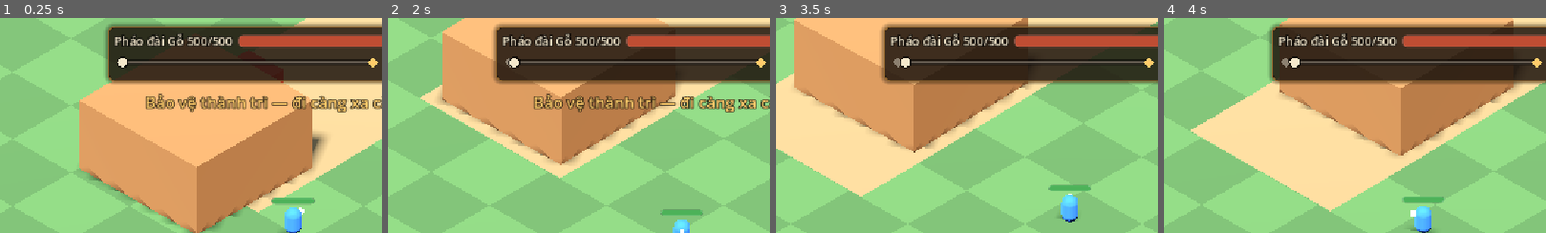
Above: before the commit, frames 1-4 (left to right).
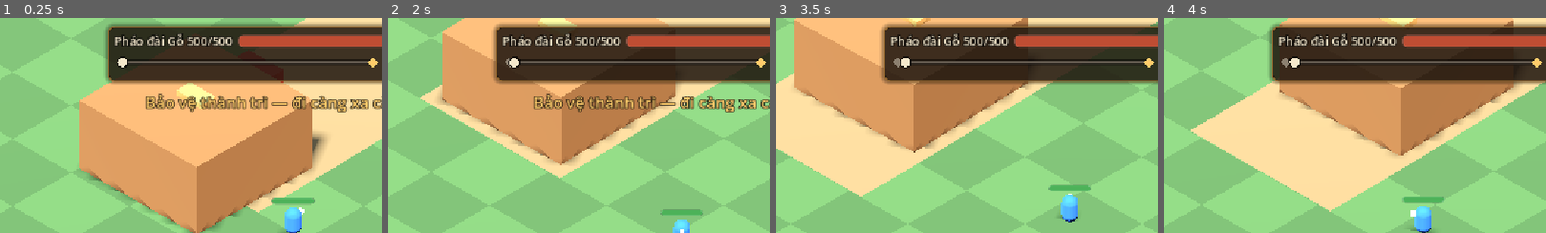
Above: after the commit, the same moments.

Repository: hieudeptrai196/thanhtri2
Game: Godot game, scene res://scenes/main.tscn
Two runs of this game, one before a commit and one after it. Both use one fixed random seed, a clock stepped at 60 frames per second and the inputs below.
Inputs (mouse positions are % of the whole screen's width and height, from its top left):
- Up to frame 1 (0.25 s): no input
- Up to frame 2 (2 s): tap Enter at 0.5 s; move the mouse to (72, 45) at 0.52 s; press the mouse at (72, 45) at 0.53 s; hold D (move_right) 0.53-1.28 s; tap Space (ready) at 0.8, 1.35 s; move the mouse to (30, 55) at 1.27 s; release the mouse at (30, 55) at 1.28 s; hold S (move_down) from 1.28 s (still down); click (30, 55) at 1.55 s
- Up to frame 3 (3.5 s): move the mouse to (60, 28) at 2.02 s; release S (move_down) at 2.03 s; press the mouse at (60, 28) at 2.03 s; hold D (move_right) 2.03-2.78 s; tap Space (ready) at 2.3 s; move the mouse to (45, 70) at 2.77 s; release the mouse at (45, 70) at 2.78 s; hold W (move_up) from 2.78 s (still down); tap Q (build) at 2.85 s; click (45, 70) at 3.05 s
- Up to frame 4 (4 s): move the mouse to (80, 65) at 3.52 s; release W (move_up) at 3.53 s; hold A (move_left) from 3.53 s (still down); tap Shift (dash) at 3.6 s; tap Space (ready) at 3.8 s
The pictures show only the part of the screen within x 12-62%, y 0-50%; the shares and areas given below are measured in that part.

The runs differ from the first frame. In frame 1, 0.5% of the frame differs, in the area x 46-57%, y 30-43%; in frame 2, 0.3%; in frame 3, 0.1%; in frame 4, 0.3%.

Commit message:
M1.5: pháo đài tự vệ cơ bản — nỏ liên châu + chông gai
- AutoShooter dùng chung (tháp nỏ + nỏ trên thành), range riêng mỗi instance
- Nỏ liên châu: quái sát tường (~4 m quanh thân), 6 sát thương / 1.2 s
- Chông gai: phản 3 sát thương mỗi đòn quái đánh vào thành
- Mô phỏng đứng yên: ~95 s / ~235 m (trước ~49 s / ~127 m)
- Test 63/63; PROGRESS bắt đầu M1.6a

Co-Authored-By: Claude Opus 5.5 <noreply@anthropic.com>

Diff:
--- /dev/null
+++ b/combat/auto_shooter.gd
@@ -0,0 +1,67 @@
+class_name AutoShooter
+extends Node3D
+## Shoots the nearest Hurtbox inside its Range area every `interval` seconds while `enabled`.
+## Which hurtboxes count as targets is decided by the Range area's collision mask.
+## Used by field turrets and the fortress's own crossbow.
+
+@export var damage: float = 10.0
+## Seconds between shots.
+@export var interval: float = 1.0
+@export var enabled: bool = true
+@export var range_radius: float = 14.0
+## > 1 shoots faster (e.g. a turret's last shot).
+var rate_multiplier: float = 1.0
+
+@onready var _range: Area3D = $Range
+@onready var _muzzle: Marker3D = $Muzzle
+@onready var _tracer: MeshInstance3D = $Tracer
+
+var _cooldown: float = 0.0
+
+
+func set_range(radius: float) -> void:
+	range_radius = radius
+	($Range/Collision as CollisionShape3D).shape.radius = radius
+
+
+func _ready() -> void:
+	# Own copy of the range shape so upgrading one shooter does not change every instance.
+	var collision: CollisionShape3D = $Range/Collision
+	collision.shape = collision.shape.duplicate()
+	set_range(range_radius)
+
+
+func _physics_process(delta: float) -> void:
+	_cooldown = maxf(_cooldown - delta, 0.0)
+	if not enabled or _cooldown > 0.0:
+		return
+	var target := _nearest_target()
+	if target == null:
+		return
+	_cooldown = interval / rate_multiplier
+	_show_tracer(target.global_position + Vector3(0.0, 1.0, 0.0))
+	target.take_hit(damage, owner)
+
+
+func _nearest_target() -> Hurtbox:
+	var best: Hurtbox = null
+	var best_distance := INF
+	for area in _range.get_overlapping_areas():
+		if area is Hurtbox:
+			var distance := global_position.distance_squared_to(area.global_position)
+			if distance < best_distance:
+				best = area
+				best_distance = distance
+	return best
+
+
+# Placeholder shot: a thin bar from the muzzle to the target, visible for a moment.
+func _show_tracer(to: Vector3) -> void:
+	var from := _muzzle.global_position
+	var length := from.distance_to(to)
+	if length < 0.01:
+		return
+	var basis := Basis.looking_at(to - from).scaled(Vector3(1.0, 1.0, length))
+	_tracer.global_transform = Transform3D(basis, (from + to) * 0.5)
+	_tracer.visible = true
+	get_tree().create_timer(0.08).timeout.connect(_tracer.hide)
--- /dev/null
+++ b/combat/auto_shooter.tscn
@@ -0,0 +1,32 @@
+[gd_scene format=3]
+
+[ext_resource type="Script" path="res://combat/auto_shooter.gd" id="1_shooter"]
+
+[sub_resource type="SphereShape3D" id="SphereShape3D_range"]
+radius = 14.0
+
+[sub_resource type="StandardMaterial3D" id="StandardMaterial3D_tracer"]
+shading_mode = 0
+albedo_color = Color(1, 0.9, 0.5, 1)
+
+[sub_resource type="BoxMesh" id="BoxMesh_tracer"]
+material = SubResource("StandardMaterial3D_tracer")
+size = Vector3(0.12, 0.12, 1)
+
+[node name="AutoShooter" type="Node3D"]
+script = ExtResource("1_shooter")
+
+[node name="Range" type="Area3D" parent="."]
+collision_layer = 0
+collision_mask = 4
+monitorable = false
+
+[node name="Collision" type="CollisionShape3D" parent="Range"]
+shape = SubResource("SphereShape3D_range")
+
+[node name="Muzzle" type="Marker3D" parent="."]
+
+[node name="Tracer" type="MeshInstance3D" parent="."]
+top_level = true
+visible = false
+mesh = SubResource("BoxMesh_tracer")
--- a/fortress/fortress.gd
+++ b/fortress/fortress.gd
@@ -2,6 +2,8 @@
 extends AnimatableBody3D
 ## The moving citadel. Slows down as it loses health; repaired with resources from its storage;
 ## upgraded through its body material tier. Starts with some resources in its storage.
+## Defends itself a little: a weak crossbow on top hits enemies right at its walls, and thorns hurt
+## whatever strikes it. Holding the line is still the job of field structures and players.
 
 ## Body material levels in order; the fortress starts at the first.
 const TIERS: Array[FortressTier] = [
@@ -16,6 +18,8 @@
 @export var repair_per_unit: float = 10.0
 ## Seconds between repair steps while someone keeps repairing.
 @export var repair_interval: float = 0.2
+## Damage reflected to an enemy each time it hits the fortress.
+@export var thorns_damage: float = 3.0
 ## Put into the storage at the start of a run, keyed by ResourceType.id.
 @export var starting_resources: Dictionary = {&"wood": 30}
 
@@ -23,6 +27,8 @@
 @onready var follower: RouteFollower = $RouteFollower
 @onready var storage: Inventory = $Storage
 @onready var service_zone: ServiceZone = $ServiceZone
+@onready var crossbow: AutoShooter = $Crossbow
+@onready var _hurtbox: Hurtbox = $Hurtbox
 @onready var _body_mesh: MeshInstance3D = $Body
 
 var tier_index: int = 0
@@ -34,6 +40,7 @@
 	health.health_changed.connect(_on_health_changed)
 	_apply_tier(TIERS[tier_index])
 	storage.add_all(starting_resources)
+	_hurtbox.hit_taken.connect(_on_hit_taken)
 
 
 func _physics_process(delta: float) -> void:
@@ -74,5 +81,14 @@
 	_body_mesh.material_override = material
 
 
+# Thorns: an attacker with a Hurtbox of its own takes a little damage back (bombs have none).
+func _on_hit_taken(_amount: float, source: Node) -> void:
+	if thorns_damage <= 0.0 or not is_instance_valid(source) or source == self:
+		return
+	var attacker_hurtbox := source.get_node_or_null(^"Hurtbox") as Hurtbox
+	if attacker_hurtbox:
+		attacker_hurtbox.take_hit(thorns_damage, self)
+
+
 func _on_health_changed(current: float, maximum: float) -> void:
 	follower.speed_multiplier = lerpf(min_speed_ratio, 1.0, current / maximum)
--- a/fortress/fortress.tscn
+++ b/fortress/fortress.tscn
@@ -7,6 +7,7 @@
 [ext_resource type="Script" path="res://resources/inventory.gd" id="5_inventory"]
 [ext_resource type="Script" path="res://fortress/service_zone.gd" id="6_zone"]
 [ext_resource type="Resource" path="res://resources/types/wood.tres" id="7_wood"]
+[ext_resource type="PackedScene" path="res://combat/auto_shooter.tscn" id="8_shooter"]
 
 [sub_resource type="BoxShape3D" id="BoxShape3D_body"]
 size = Vector3(10, 5, 10)
@@ -30,6 +31,13 @@
 
 [sub_resource type="BoxShape3D" id="BoxShape3D_zone"]
 size = Vector3(17, 6, 17)
+
+[sub_resource type="StandardMaterial3D" id="StandardMaterial3D_crossbow"]
+albedo_color = Color(0.75, 0.55, 0.3, 1)
+
+[sub_resource type="BoxMesh" id="BoxMesh_crossbow"]
+material = SubResource("StandardMaterial3D_crossbow")
+size = Vector3(2.2, 0.4, 1.2)
 
 [node name="Fortress" type="AnimatableBody3D"]
 script = ExtResource("2_fortress")
@@ -77,3 +85,13 @@
 [node name="Collision" type="CollisionShape3D" parent="ServiceZone"]
 transform = Transform3D(1, 0, 0, 0, 1, 0, 0, 0, 1, 0, 3, 0)
 shape = SubResource("BoxShape3D_zone")
+
+[node name="CrossbowMesh" type="MeshInstance3D" parent="."]
+transform = Transform3D(1, 0, 0, 0, 1, 0, 0, 0, 1, 0, 5.3, 0)
+mesh = SubResource("BoxMesh_crossbow")
+
+[node name="Crossbow" parent="." instance=ExtResource("8_shooter")]
+transform = Transform3D(1, 0, 0, 0, 1, 0, 0, 0, 1, 0, 5.6, 0)
+damage = 6.0
+interval = 1.2
+range_radius = 10.5
--- a/structures/crossbow_turret.gd
+++ b/structures/crossbow_turret.gd
@@ -1,24 +1,18 @@
 class_name CrossbowTurret
 extends Structure
-## Foldable turret. Shoots the nearest enemy in range while running. When its buffer runs out it
-## overloads ("last shot"): fires faster for a few seconds, then explodes and is gone.
+## Foldable turret. Its AutoShooter fires at the nearest enemy while the turret runs. When its buffer
+## runs out it overloads ("last shot"): fires faster for a few seconds, then explodes and is gone.
 
 const BLAST_SCENE := preload("res://world/blast_fx.tscn")
 
-@export var damage: float = 10.0
-## Seconds between shots.
-@export var interval: float = 1.0
 @export var last_shot_duration: float = 4.0
 @export var last_shot_rate_multiplier: float = 3.0
 @export var blast_damage: float = 60.0
 
-@onready var _range: Area3D = $Range
+@onready var _shooter: AutoShooter = $AutoShooter
 @onready var _blast_area: Area3D = $BlastArea
-@onready var _muzzle: Marker3D = $Muzzle
-@onready var _tracer: MeshInstance3D = $Tracer
 @onready var _status: Label3D = $Status
 
-var _cooldown: float = 0.0
 ## Seconds of overload left; negative when not overloading.
 var _last_shot_left: float = -1.0
 
@@ -33,39 +27,21 @@
 
 func _physics_process(delta: float) -> void:
 	if not built:
+		_shooter.enabled = false
 		return
-	_cooldown = maxf(_cooldown - delta, 0.0)
 	if is_overloading():
 		_last_shot_left -= delta
 		if _last_shot_left <= 0.0:
 			_explode()
 			return
 	_update_status()
-	if (not is_running() and not is_overloading()) or _cooldown > 0.0:
-		return
-	var target := _nearest_target()
-	if target == null:
-		return
-	_cooldown = interval / (last_shot_rate_multiplier if is_overloading() else 1.0)
-	_show_tracer(target.global_position + Vector3(0.0, 1.0, 0.0))
-	target.take_hit(damage, self)
+	_shooter.enabled = is_running() or is_overloading()
+	_shooter.rate_multiplier = last_shot_rate_multiplier if is_overloading() else 1.0
 
 
 func _on_buffer_empty() -> void:
 	if not is_overloading():
 		_last_shot_left = last_shot_duration
-
-
-func _nearest_target() -> Hurtbox:
-	var best: Hurtbox = null
-	var best_distance := INF
-	for area in _range.get_overlapping_areas():
-		if area is Hurtbox:
-			var distance := global_position.distance_squared_to(area.global_position)
-			if distance < best_distance:
-				best = area
-				best_distance = distance
-	return best
 
 
 func _explode() -> void:
@@ -88,15 +64,3 @@
 		_status.text = "%ds" % ceili(buffer)
 		_status.modulate = Color(1.0, 0.85, 0.3) if buffer > 10.0 else Color(1.0, 0.45, 0.25)
 	_status.visible = is_overloading() or not powered
-
-
-# Placeholder shot: a thin bar from the muzzle to the target, visible for a moment.
-func _show_tracer(to: Vector3) -> void:
-	var from := _muzzle.global_position
-	var length := from.distance_to(to)
-	if length < 0.01:
-		return
-	var basis := Basis.looking_at(to - from).scaled(Vector3(1.0, 1.0, length))
-	_tracer.global_transform = Transform3D(basis, (from + to) * 0.5)
-	_tracer.visible = true
-	get_tree().create_timer(0.08).timeout.connect(_tracer.hide)
--- a/structures/crossbow_turret.tscn
+++ b/structures/crossbow_turret.tscn
@@ -3,6 +3,7 @@
 [ext_resource type="Script" path="res://structures/crossbow_turret.gd" id="1_turret"]
 [ext_resource type="Script" path="res://combat/health_component.gd" id="2_health"]
 [ext_resource type="Script" path="res://combat/hurtbox.gd" id="3_hurtbox"]
+[ext_resource type="PackedScene" path="res://combat/auto_shooter.tscn" id="4_shooter"]
 
 [sub_resource type="CylinderShape3D" id="CylinderShape3D_body"]
 height = 2.4
@@ -28,19 +29,8 @@
 height = 2.6
 radius = 1.0
 
-[sub_resource type="SphereShape3D" id="SphereShape3D_range"]
-radius = 14.0
-
 [sub_resource type="SphereShape3D" id="SphereShape3D_blast"]
 radius = 6.0
-
-[sub_resource type="StandardMaterial3D" id="StandardMaterial3D_tracer"]
-shading_mode = 0
-albedo_color = Color(1, 0.9, 0.5, 1)
-
-[sub_resource type="BoxMesh" id="BoxMesh_tracer"]
-material = SubResource("StandardMaterial3D_tracer")
-size = Vector3(0.12, 0.12, 1)
 
 [node name="CrossbowTurret" type="StaticBody3D"]
 script = ExtResource("1_turret")
@@ -57,9 +47,6 @@
 transform = Transform3D(1, 0, 0, 0, 1, 0, 0, 0, 1, 0, 1.75, 0)
 mesh = SubResource("BoxMesh_bow")
 
-[node name="Muzzle" type="Marker3D" parent="."]
-transform = Transform3D(1, 0, 0, 0, 1, 0, 0, 0, 1, 0, 1.8, 0)
-
 [node name="Health" type="Node" parent="."]
 script = ExtResource("2_health")
 max_health = 120.0
@@ -75,13 +62,8 @@
 transform = Transform3D(1, 0, 0, 0, 1, 0, 0, 0, 1, 0, 1.3, 0)
 shape = SubResource("CylinderShape3D_hurt")
 
-[node name="Range" type="Area3D" parent="."]
-collision_layer = 0
-collision_mask = 4
-monitorable = false
-
-[node name="Collision" type="CollisionShape3D" parent="Range"]
-shape = SubResource("SphereShape3D_range")
+[node name="AutoShooter" parent="." instance=ExtResource("4_shooter")]
+transform = Transform3D(1, 0, 0, 0, 1, 0, 0, 0, 1, 0, 1.8, 0)
 
 [node name="BlastArea" type="Area3D" parent="."]
 collision_layer = 0
@@ -91,11 +73,6 @@
 [node name="Collision" type="CollisionShape3D" parent="BlastArea"]
 shape = SubResource("SphereShape3D_blast")
 
-[node name="Tracer" type="MeshInstance3D" parent="."]
-top_level = true
-visible = false
-mesh = SubResource("BoxMesh_tracer")
-
 [node name="Status" type="Label3D" parent="."]
 transform = Transform3D(1, 0, 0, 0, 1, 0, 0, 0, 1, 0, 3.0, 0)
 visible = false
--- a/tests/test_fortress.gd
+++ b/tests/test_fortress.gd
@@ -43,3 +43,38 @@
 	check_near(fortress.follower.distance - start, 2.1, 0.1, "measured speed at half health (m/s)")
 	fortress.health.apply_damage(9999.0)
 	check_near(fortress.follower.speed_multiplier, 0.4, 0.001, "multiplier at zero health (floor)")
+
+
+func test_fortress_crossbow_hits_enemies_at_its_walls_only() -> void:
+	var m := await start_match()
+	var fortress: Fortress = m.get_node("Fortress")
+	fortress.follower.base_speed = 0.0
+	fortress.thorns_damage = 0.0
+	m.get_node("Warrior").global_position = Vector3(-60, 0.1, 30)
+	var spawner: Spawner = m.get_node("Spawner")
+	var far: Enemy = spawner.spawn_one()
+	far.move_speed = 0.0
+	far.global_position = fortress.global_position + Vector3(20, 0, 0)
+	var near: Enemy = spawner.spawn_one()
+	near.global_position = fortress.global_position + Vector3(8, 0, 0)
+	await seconds(3.0)
+	check(not is_instance_valid(near) or near.get_node("Health").current < near.get_node("Health").max_health,
+		"the crossbow shoots an enemy at the walls")
+	check(far.get_node("Health").current == far.get_node("Health").max_health, "it ignores enemies farther out")
+	await seconds(6.0)
+	check(not is_instance_valid(near), "it can bring down a lone attacker")
+
+
+func test_thorns_hurt_attackers() -> void:
+	var m := await start_match()
+	var fortress: Fortress = m.get_node("Fortress")
+	fortress.follower.base_speed = 0.0
+	fortress.crossbow.enabled = false
+	m.get_node("Warrior").global_position = Vector3(-60, 0.1, 30)
+	var enemy: Enemy = m.get_node("Spawner").spawn_one()
+	enemy.global_position = fortress.global_position + Vector3(7, 0, 0)
+	await seconds(4.0)
+	var hits := roundi((fortress.health.max_health - fortress.health.current) / enemy.damage)
+	check(hits >= 2, "the enemy hit the fortress (%d hits)" % hits)
+	check_near(enemy.get_node("Health").max_health - enemy.get_node("Health").current, hits * fortress.thorns_damage, 0.01,
+		"each hit costs the attacker the thorns damage")
Not shown, added: combat/auto_shooter.gd.uid
Not shown, changed: CLAUDE.md
Not shown, changed: docs/PROGRESS.md
